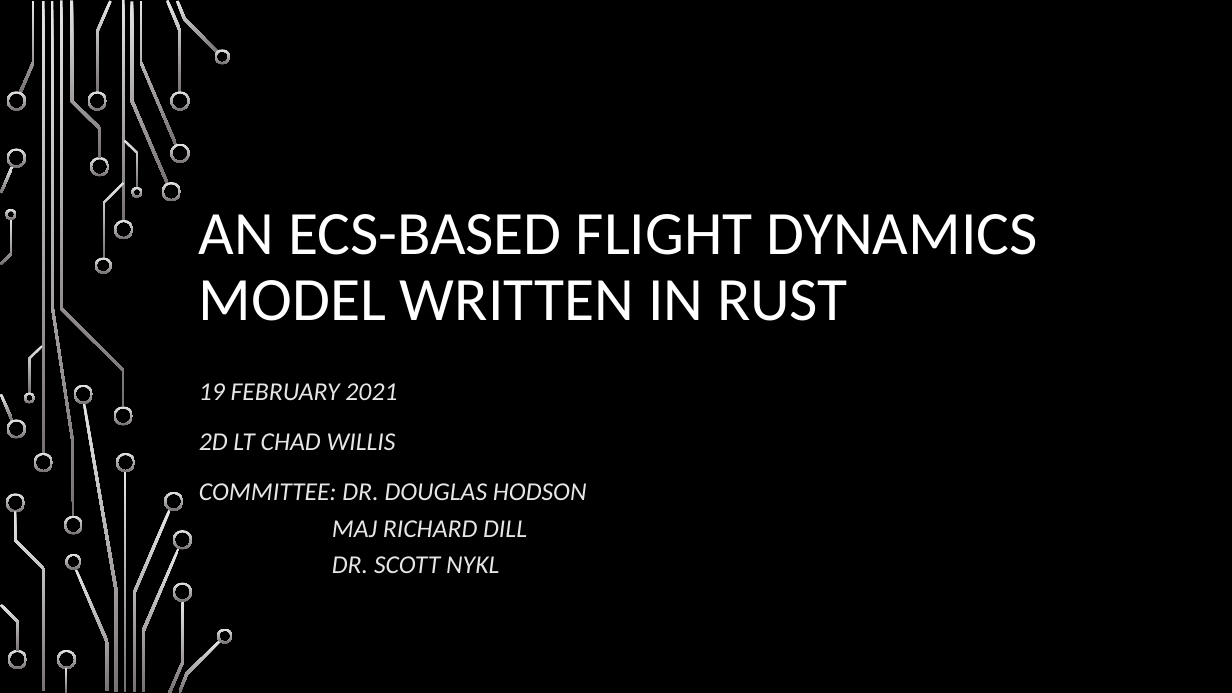
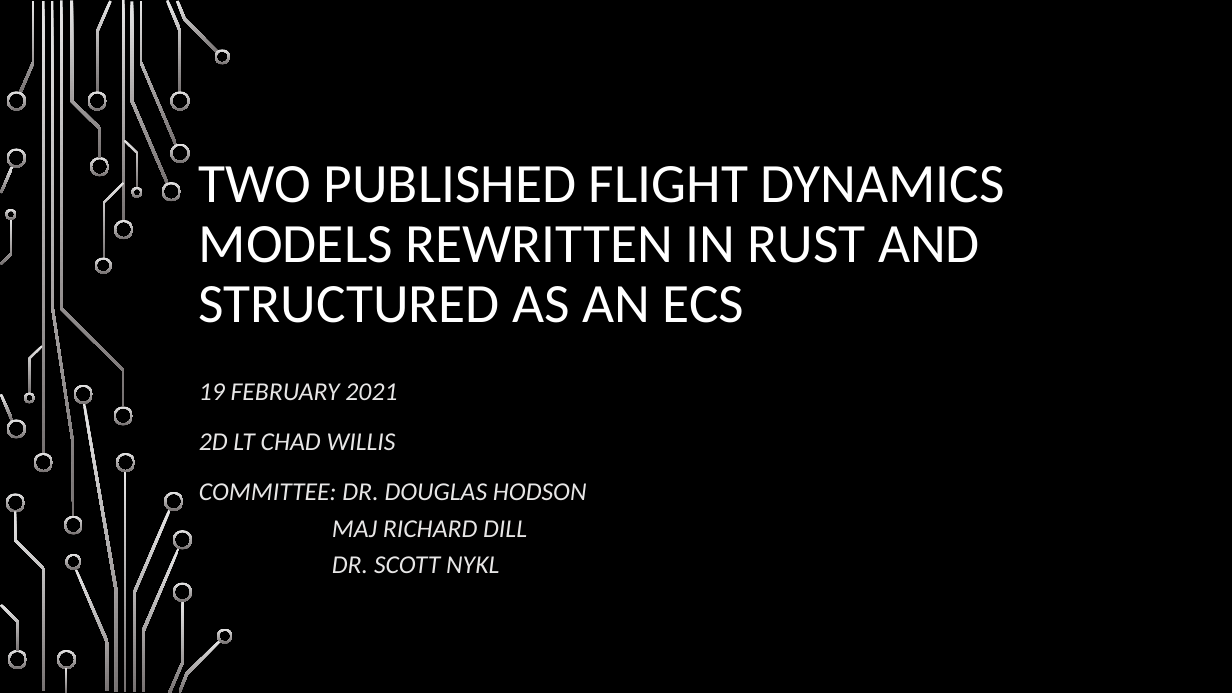
Before and after one commit to chaddw/ECS-Rust-FlightDynamics, a slide deck: slide 1 of Defense.pptx. Drawn at 1232x693 pixels with LibreOffice and Linux fonts; fonts in the diff are those of the drawing; background and template pictures are left out. Boxes give left, top, right and bottom in pixels: in the first picture for what was removed or moved away, otherwise in the second. Text is boxed around its words. In the diff, an @@ line names an element or a change of style, - is before the commit and + after.

```diff
--- a/Defense.pptx
+++ b/Defense.pptx
@@ title at <box>199,166,1005,323</box>: text changed; size 48 to 43.2 pt @@
-AN ECS-BASED FLIGHT DYNAMICS MODEL WRITTEN IN RUST
+TWO PUBLISHED FLIGHT DYNAMICS MODELS REWRITTEN IN RUST AND STRUCTURED AS AN ECS
```
Also in this commit, not shown: 12 other slides changed, 5 slides added, 2 slides removed.
